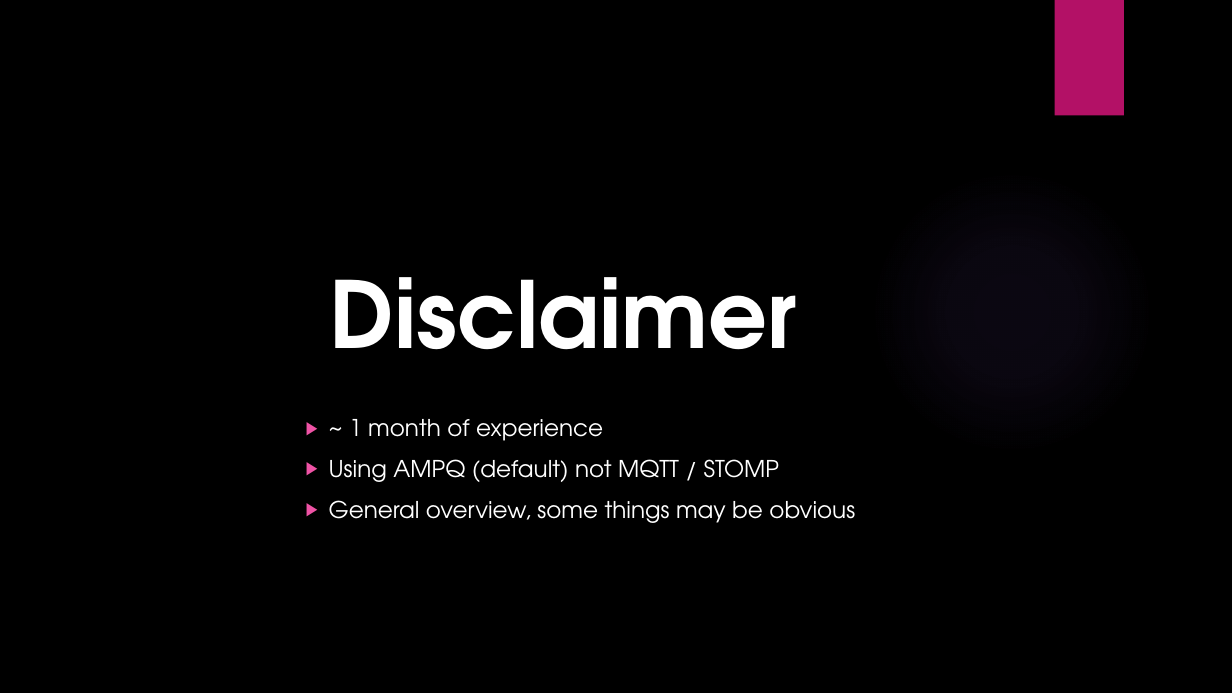
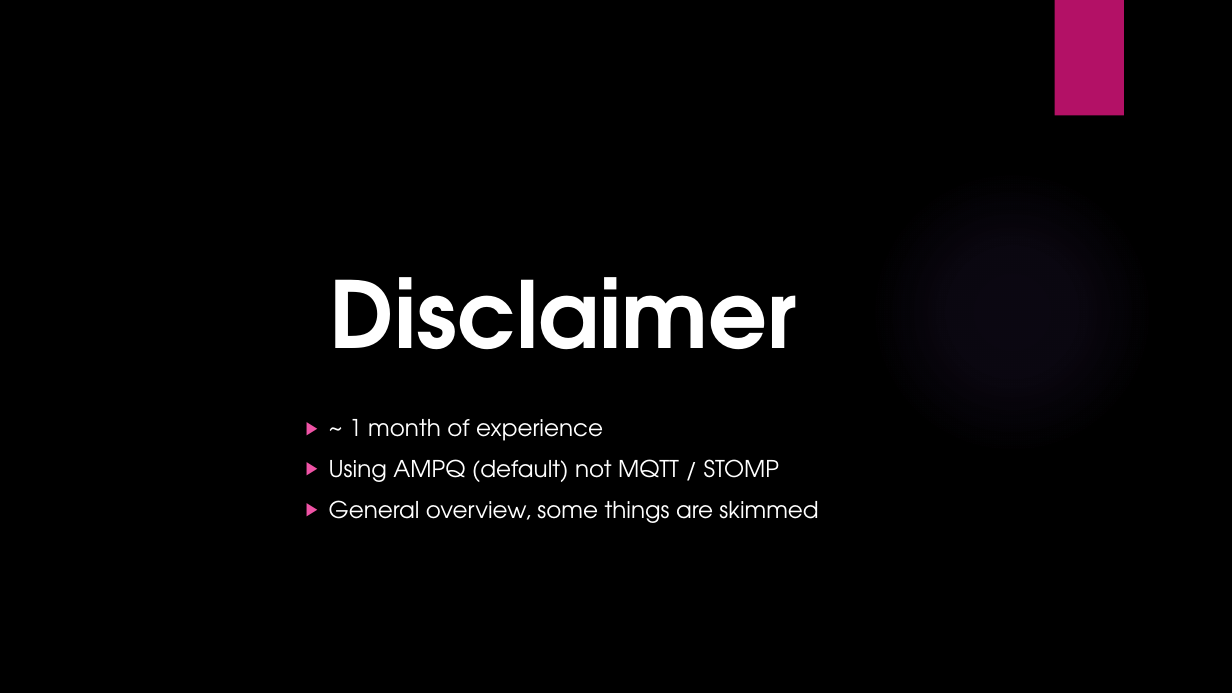
Before and after one commit to ryaovan/rabbitmq-tutorial, a slide deck: slide 2 of Rabbitmq lecture.pptx. Drawn at 1232x693 pixels with LibreOffice and Linux fonts; fonts in the diff are those of the drawing; background and template pictures are left out. Boxes give left, top, right and bottom in pixels: in the first picture for what was removed or moved away, otherwise in the second. Text is boxed around its words. In the diff, an @@ line names an element or a change of style, - is before the commit and + after.

```diff
--- a/Rabbitmq lecture.pptx
+++ b/Rabbitmq lecture.pptx
@@ text at [329, 500, 818, 523]: text changed @@
-        ▶ General overview, some things may be obvious
+        ▶ General overview, some things are skimmed
```
Also in this commit, not shown: 16 other slides changed, 6 slides added, 2 slides removed, 5 other files.
